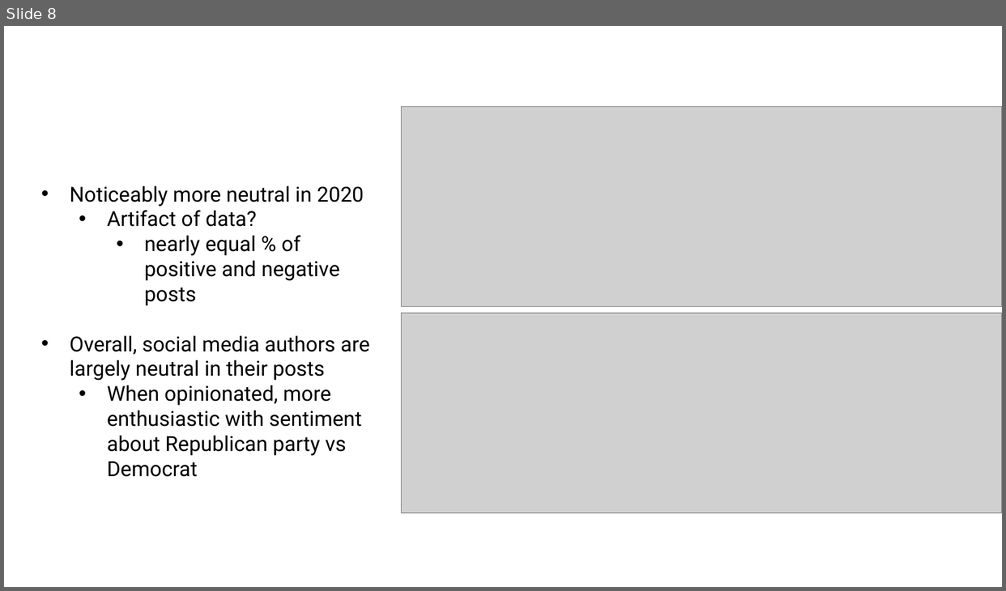
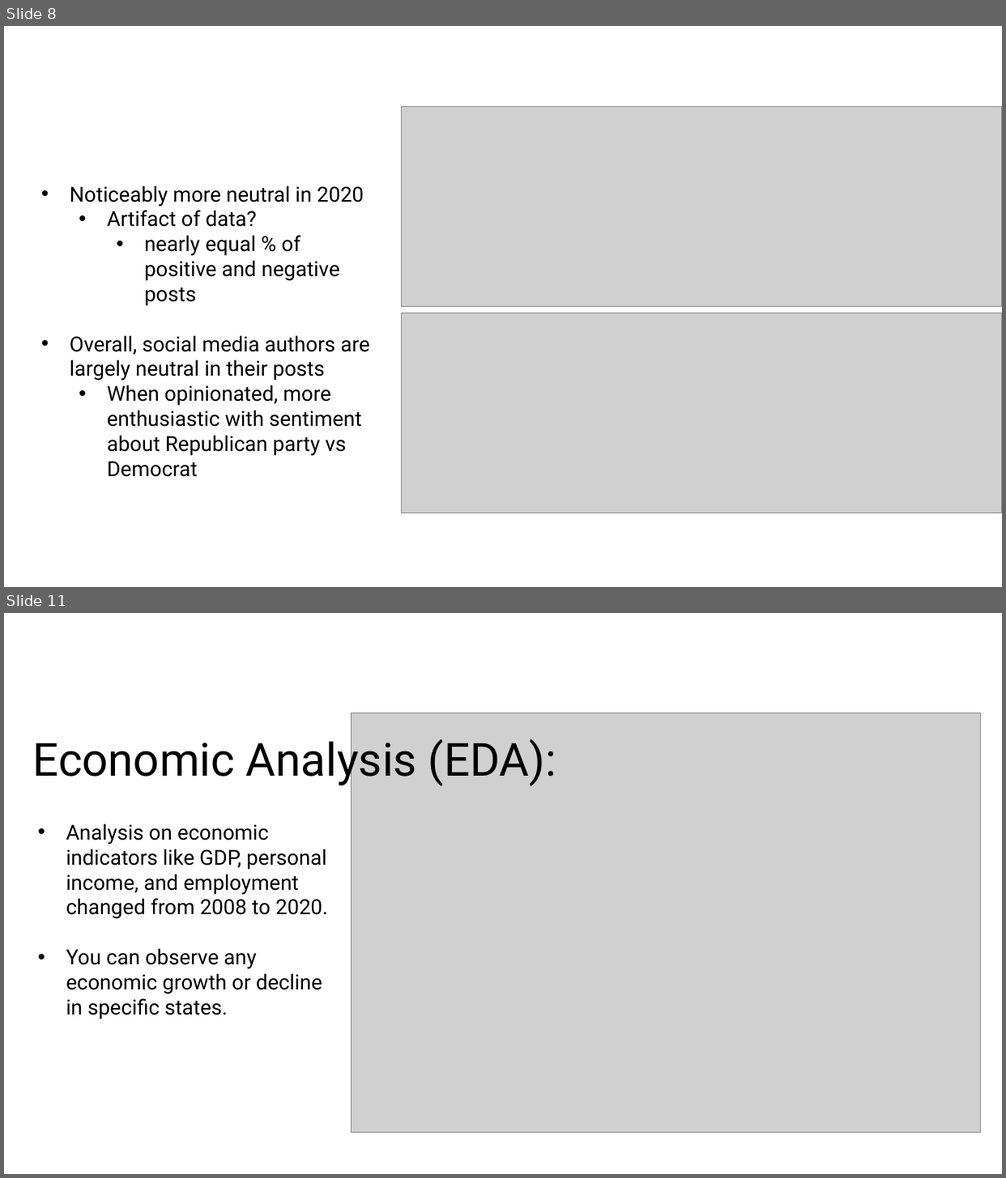
Before and after one commit to azmedtech/Election_Prediction_Project_4, a slide deck: Election_Prediction_Presentation.pptx. Shown one above the other, each under a label of ours: slide 8 before the commit, slides 8 and 11 after it; the slides between them are not shown. The pictures are 1006x591 and 1006x1178 pixels, drawn with LibreOffice and Linux fonts; fonts in the diff are those of the drawing; grey boxes stand for pictures; background and template pictures are left out. Boxes give left, top, right and bottom in pixels: in the first picture for what was removed or moved away, otherwise in the second. Text is boxed around its words. In the diff, an @@ line names an element or a change of style, - is before the commit and + after.

```diff
--- a/Election_Prediction_Presentation.pptx
+++ b/Election_Prediction_Presentation.pptx
@@ slide 11 added at [4, 613, 1002, 1174], background picture (left out) @@
@@ title added at [32, 734, 556, 786], 44 pt, text #000000 @@
+Economic Analysis (EDA):
@@ picture added at [351, 713, 981, 1132] @@
@@ text added at [66, 824, 328, 1020], 20 pt, text #000000 @@
+• Analysis on economic indicators like GDP, personal income, and employment changed from 2008 to 2020.
+• You can observe any economic growth or decline in specific states.
```
Also in this commit, not shown: 4 slides changed, 3 other slides added, 7 slides removed.
